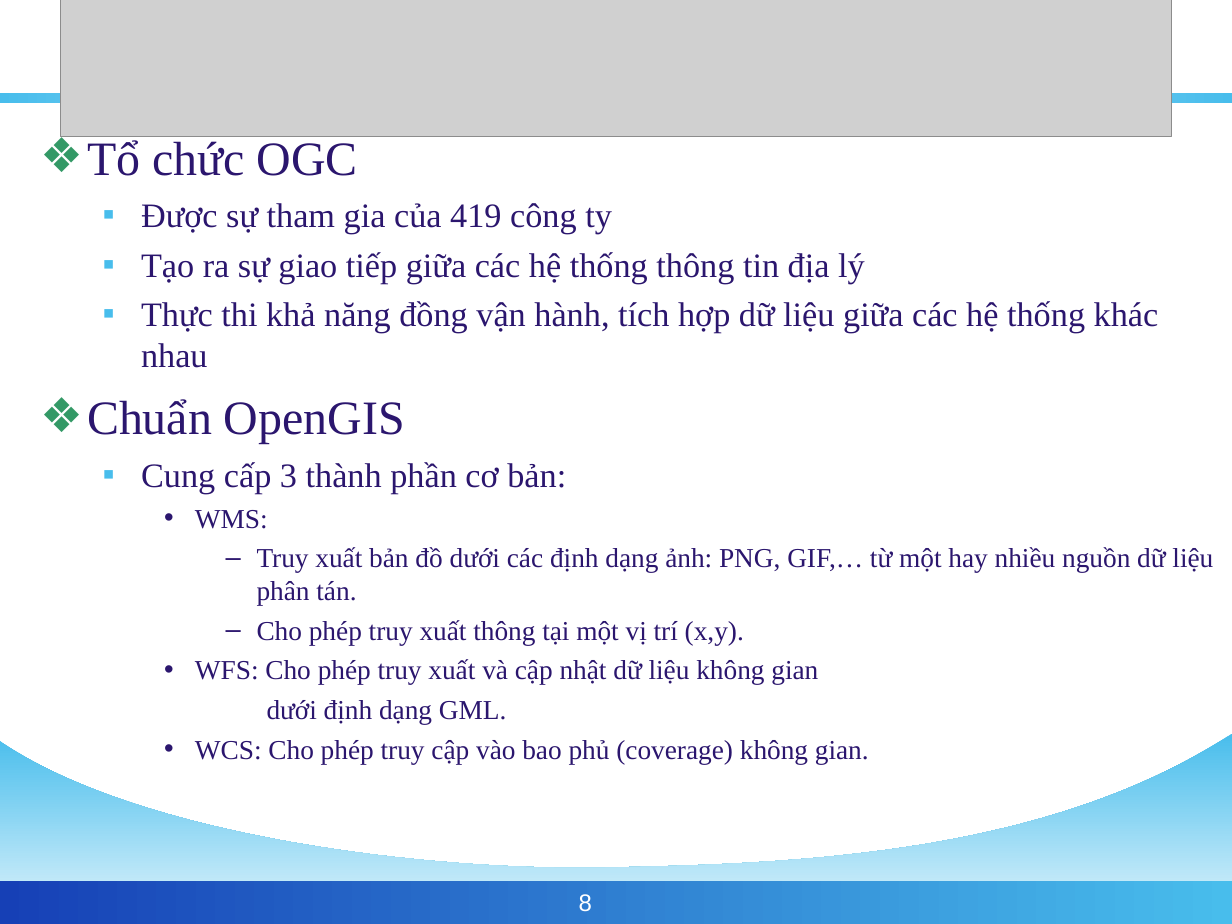
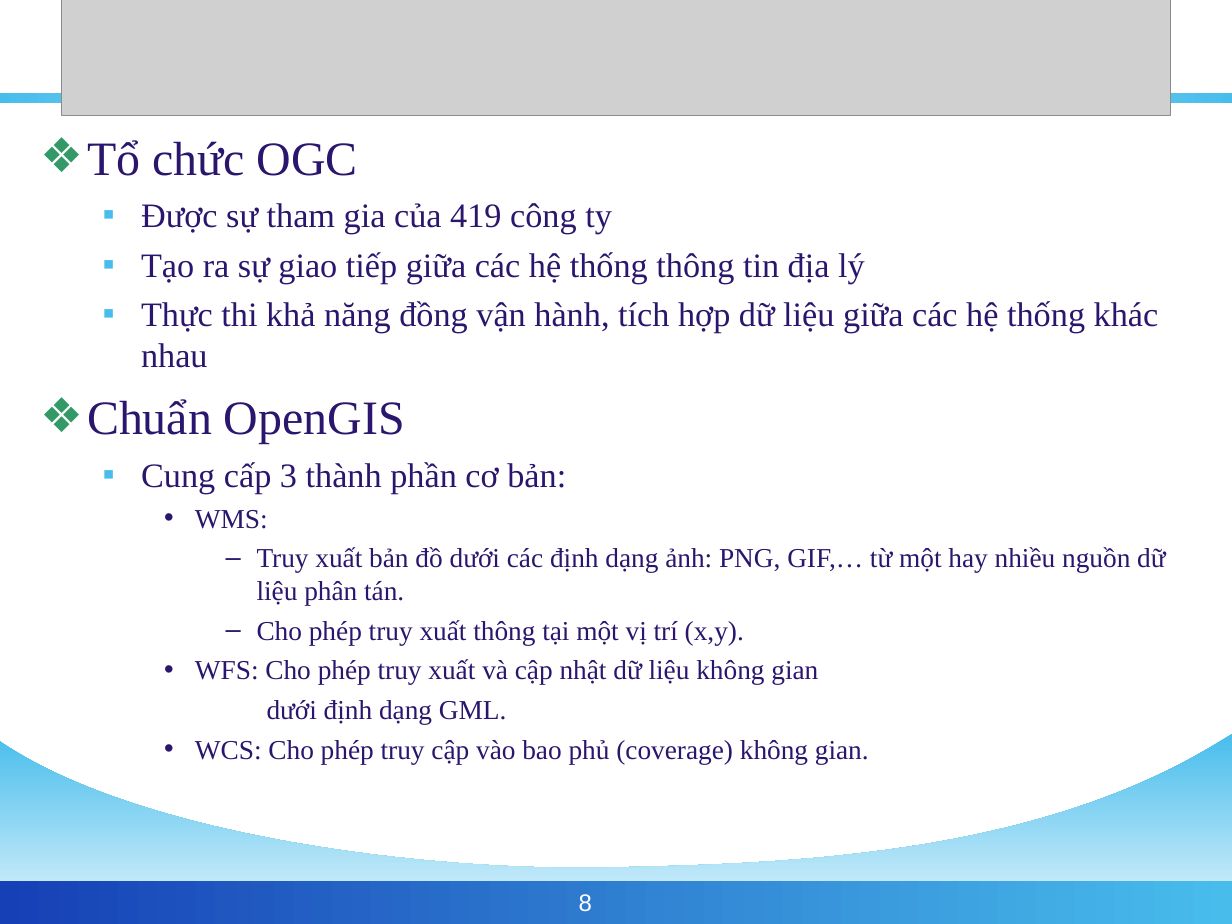
Before and after one commit to phamngsinh/cantho-webgis, a slide deck: slide 8 of Document/Bao Cao/BaoCaoLuanVan2.ppt. Drawn at 1232x924 pixels with LibreOffice and Linux fonts; fonts in the diff are those of the drawing; grey boxes stand for pictures; background and template pictures are left out. Boxes give left, top, right and bottom in pixels: in the first picture for what was removed or moved away, otherwise in the second. Text is boxed around its words. In the diff, an @@ line names an element or a change of style, - is before the commit and + after.

```diff
--- a/Document/Bao Cao/BaoCaoLuanVan2.ppt
+++ b/Document/Bao Cao/BaoCaoLuanVan2.ppt
@@ picture: place and size @@
-picture at <box>60,0,1170,137</box>
+picture at <box>62,0,1170,116</box>
@@ text "Tổ chức OGC" rewrapped from <box>87,140,1213,764</box> to <box>87,140,1165,764</box> @@
```
Also in this commit, not shown: 26 other slides changed, 2 slides added.
